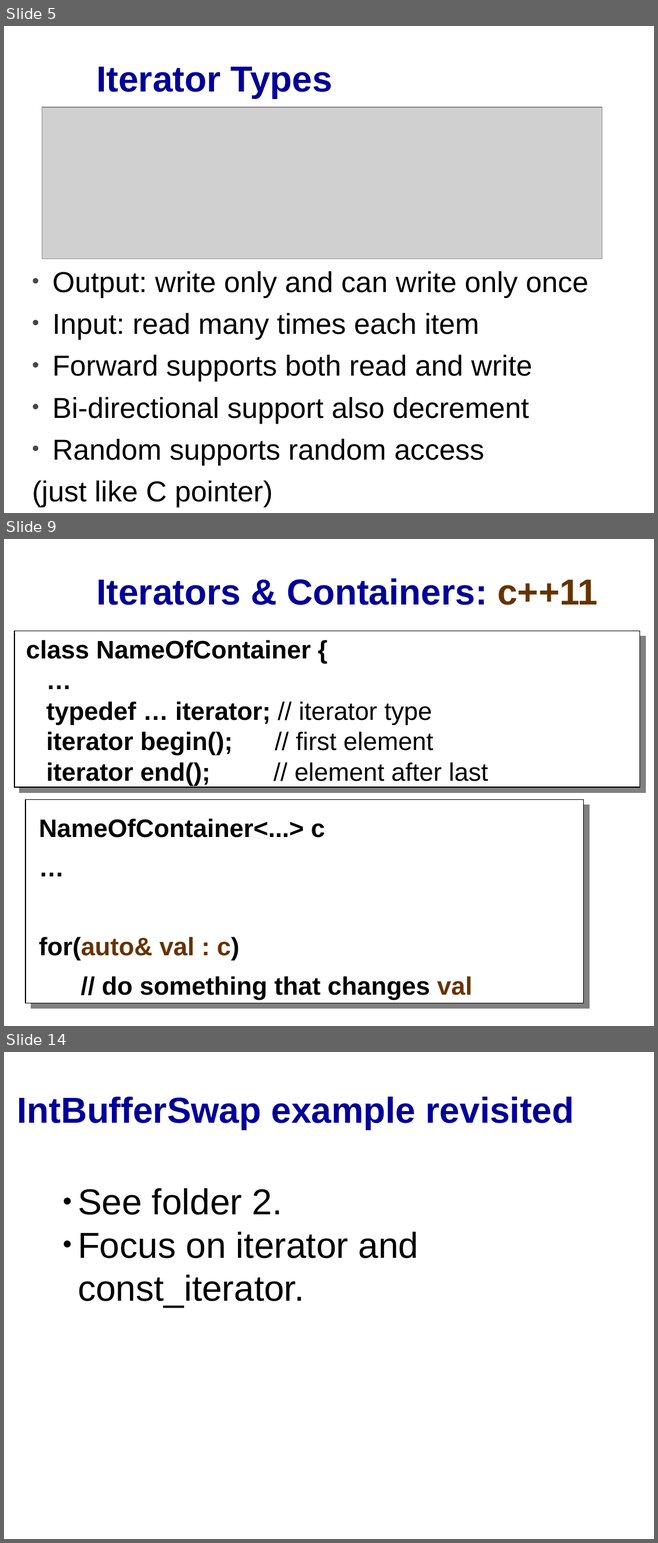
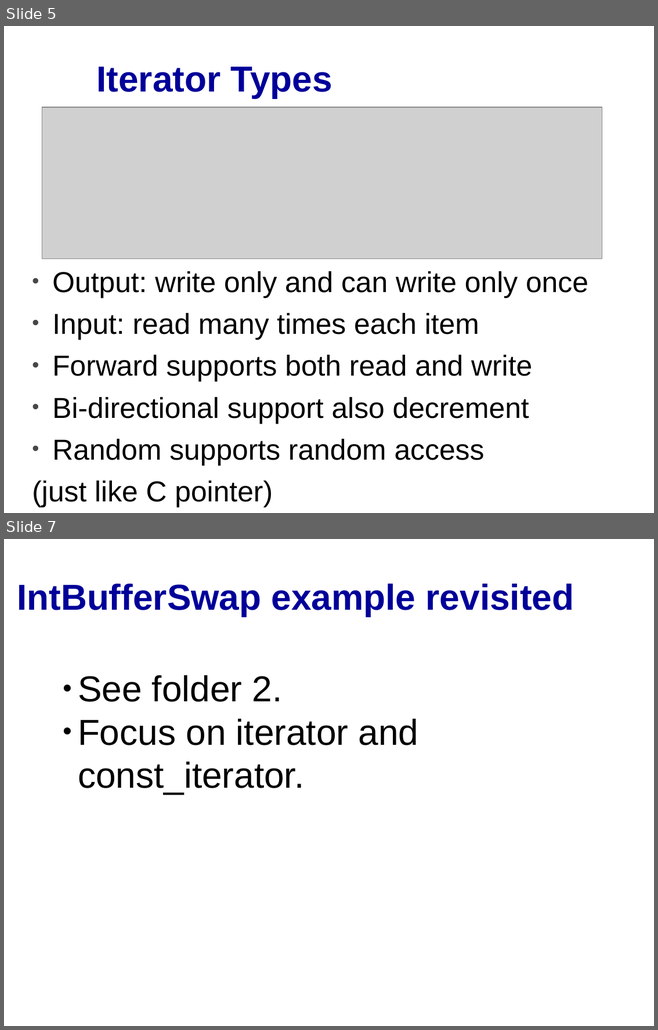
Before and after one commit to cpp-at-ariel/cpp-5780, a slide deck: 11-stl-algorithms/slides-iterators.odp. Shown one above the other, each under a label of ours: slides 5, 9 and 14 before the commit, slides 5 and 7 after it; the slides between them are not shown. The pictures are 658x1543 and 658x1030 pixels, drawn with LibreOffice and Linux fonts; fonts in the diff are those of the drawing; grey boxes stand for pictures. Boxes give left, top, right and bottom in pixels: in the first picture for what was removed or moved away, otherwise in the second. Text is boxed around its words. In the diff, an @@ line names an element or a change of style, - is before the commit and + after.

```diff
--- a/11-stl-algorithms/slides-iterators.odp
+++ b/11-stl-algorithms/slides-iterators.odp
@@ slide 9 removed at [4, 539, 654, 1026], background #FFFFFF @@
@@ title removed at [96, 578, 597, 605] @@
-Iterators & Containers: c++11
@@ freeform shape removed at [14, 631, 639, 788] @@
@@ text removed at [26, 640, 488, 786] @@
-class NameOfContainer {
-…
-typedef … iterator; // iterator type
-iterator begin(); // first element
-iterator end(); // element after last
@@ freeform shape removed at [25, 799, 583, 1003] @@
-NameOfContainer<...> c
-…
-for(auto& val : c)
-// do something that changes val
@@ what was slide 14 is now slide 7 @@
```
Also in this commit, not shown: 1 slide changed, 27 other slides removed, 31 other files.
